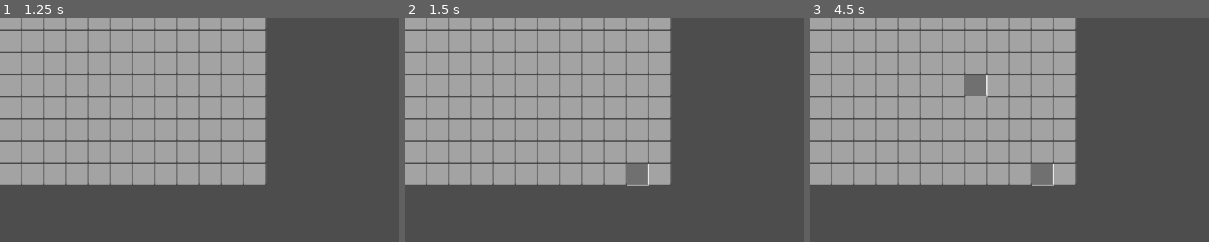
Above: before the commit, frames 1-3 (left to right).
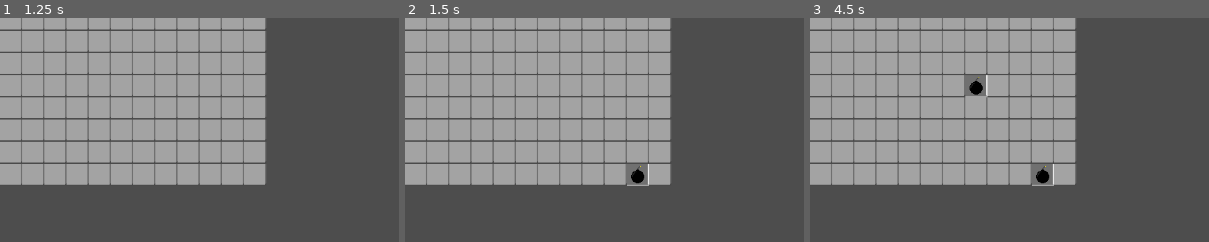
Above: after the commit, the same moments.

Repository: PgBiel/godot-mini-minesweeper
Game: Godot game, scene res://scenes/tile_map.tscn
Same seed, same stepped clock (60 frames per second), same inputs: the game is played once before the commit and once after it. The project has no main scene, so this scene is started directly.
Inputs (mouse positions are % of the whole screen's width and height, from its top left):
- Up to frame 1 (1.25 s): tap Enter at 0.5 s; move the mouse to (72, 45) at 0.52 s; click (72, 45) at 0.6 s
- Up to frame 2 (1.5 s): tap Space at 1.25 s; move the mouse to (30, 55) at 1.27 s; click (30, 55) at 1.35 s
- Up to frame 3 (4.5 s): tap Enter at 2, 3.5 s; move the mouse to (60, 28) at 2.02 s; click (60, 28) at 2.1 s; tap Space at 2.75, 4.25 s; move the mouse to (45, 70) at 2.77 s; click (45, 70) at 2.85 s; move the mouse to (80, 65) at 3.52 s; click (80, 65) at 3.6 s; move the mouse to (20, 35) at 4.27 s; click (20, 35) at 4.35 s
The pictures show only the part of the screen within x 0-50%, y 22-72%; the shares and areas given below are measured in that part.

Frame 1 is identical in both runs. In frame 2, 0.2% of the frame differs, in the area x 56-60%, y 66-75%; in frame 3, 0.3%, in the area x 39-60%, y 26-75%.
Error in both runs: Out of bounds get index '25' (on base: 'Array[Array]') (res://scripts/tile_map.gd:91)

Commit message:
scenes/tile_map: use bomb tile atlas

Diff:
--- a/godot/scenes/tile_map.tscn
+++ b/godot/scenes/tile_map.tscn
@@ -1,22 +1,24 @@
 [gd_scene load_steps=5 format=3 uid="uid://bnysucu1wb1lp"]
 
-[ext_resource type="Texture2D" uid="uid://bnde26mlk7lc6" path="res://assets/art/initial-tile-atlas.png" id="1_6f5ba"]
+[ext_resource type="Texture2D" uid="uid://dc6cyj122ad5m" path="res://assets/art/bomb-tile-atlas.png" id="1_iw0ln"]
 [ext_resource type="Script" path="res://scripts/tile_map.gd" id="2_td7qm"]
 
-[sub_resource type="TileSetAtlasSource" id="TileSetAtlasSource_5h8vv"]
-texture = ExtResource("1_6f5ba")
+[sub_resource type="TileSetAtlasSource" id="TileSetAtlasSource_k1uyf"]
+texture = ExtResource("1_iw0ln")
 texture_region_size = Vector2i(32, 32)
 0:0/0 = 0
 1:0/0 = 0
 2:0/0 = 0
 3:0/0 = 0
 4:0/0 = 0
+5:0/0 = 0
 
 [sub_resource type="TileSet" id="TileSet_f07xw"]
 tile_size = Vector2i(32, 32)
-sources/0 = SubResource("TileSetAtlasSource_5h8vv")
+sources/1 = SubResource("TileSetAtlasSource_k1uyf")
 
 [node name="TileMap" type="TileMap"]
 tile_set = SubResource("TileSet_f07xw")
 format = 2
 script = ExtResource("2_td7qm")
+tile_atlas_id = 1
